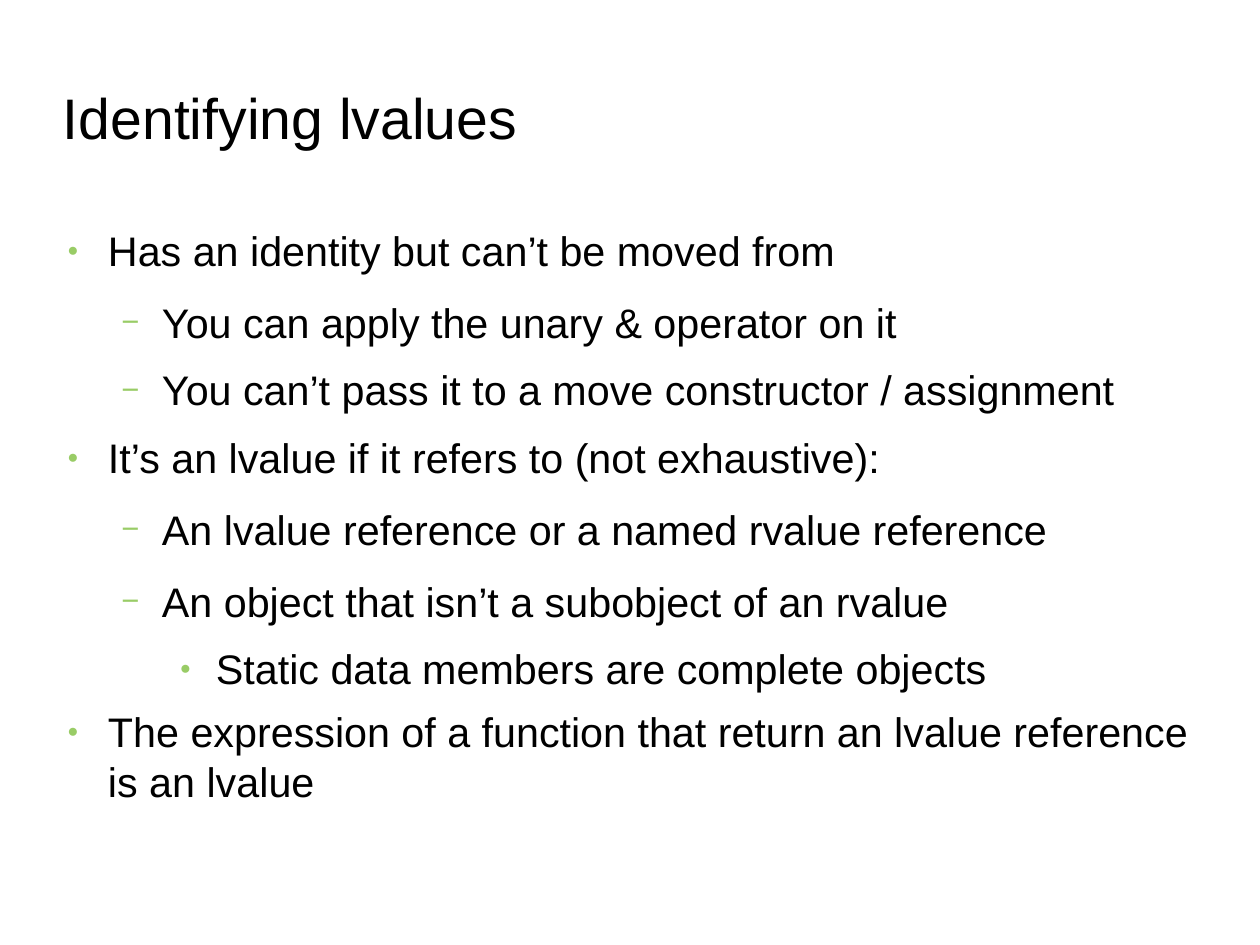
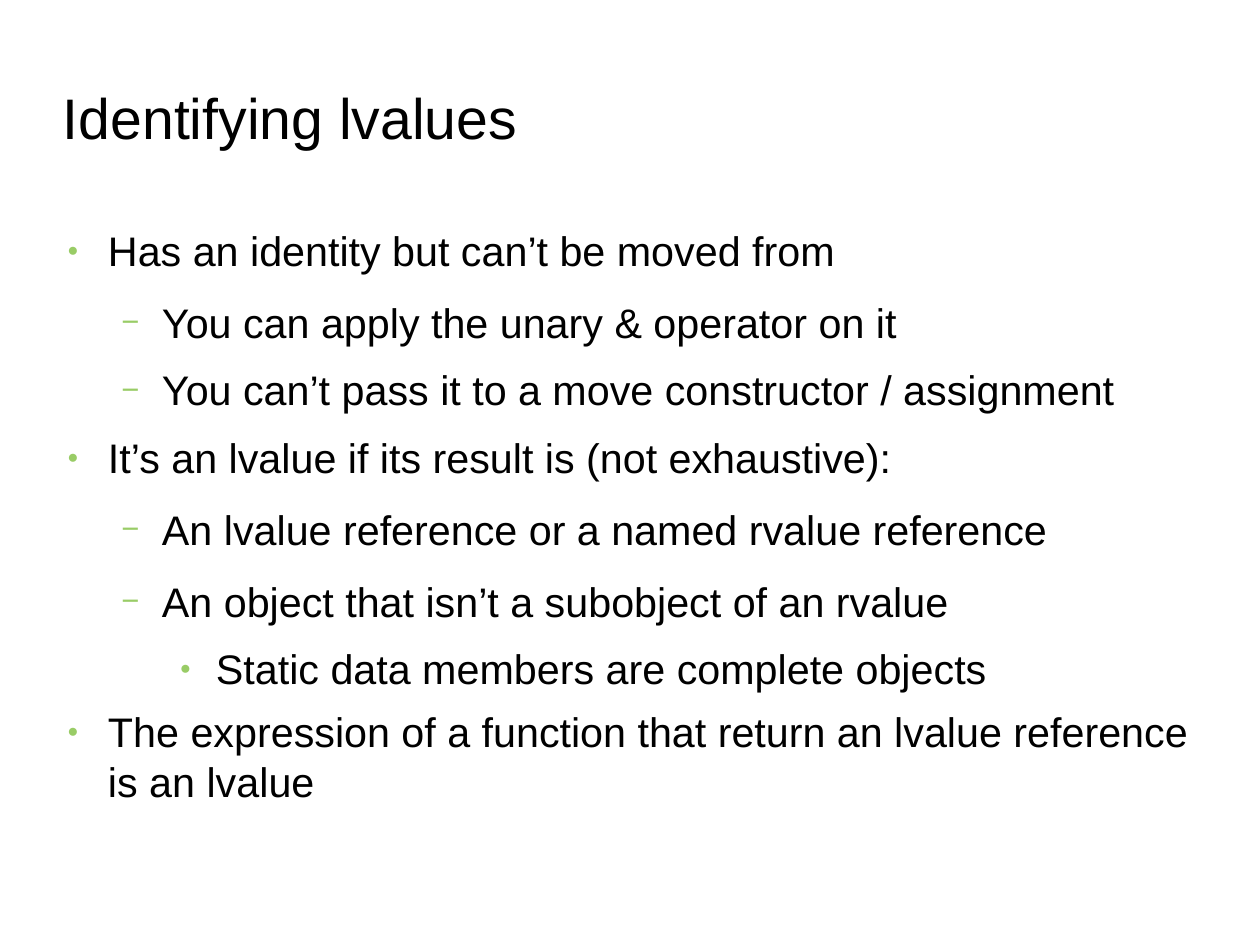
Before and after one commit to FranckRJ/CPP-trainings, a slide deck: slide 9 of traning-move.pt1.odp. Drawn at 1260x945 pixels with LibreOffice and Linux fonts; fonts in the diff are those of the drawing; background and template pictures are left out. Boxes give left, top, right and bottom in pixels: in the first picture for what was removed or moved away, otherwise in the second. Text is boxed around its words. In the diff, an @@ line names an element or a change of style, - is before the commit and + after.

```diff
--- a/traning-move.pt1.odp
+++ b/traning-move.pt1.odp
@@ text at box(108, 443, 891, 481): text changed @@
-● It’s an lvalue if it refers to (not exhaustive):
+● It’s an lvalue if its result is (not exhaustive):
```
Also in this commit, not shown: 4 other slides changed, 1 other file.
